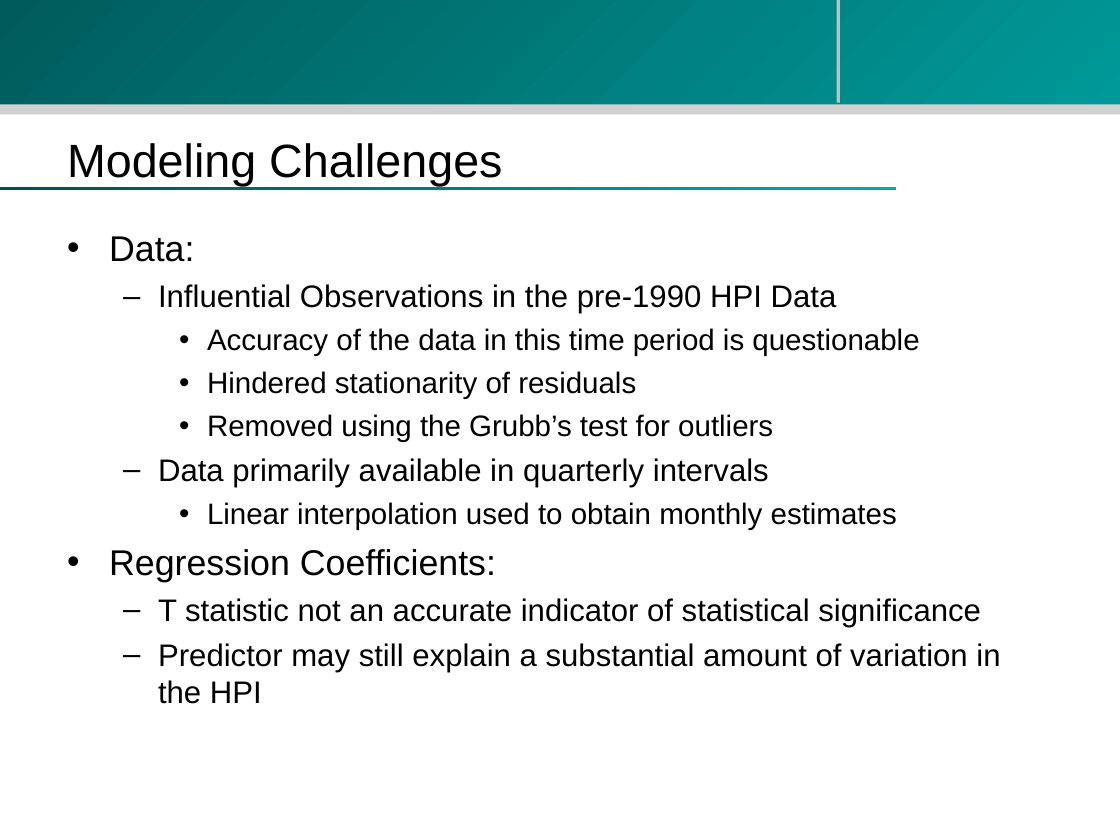
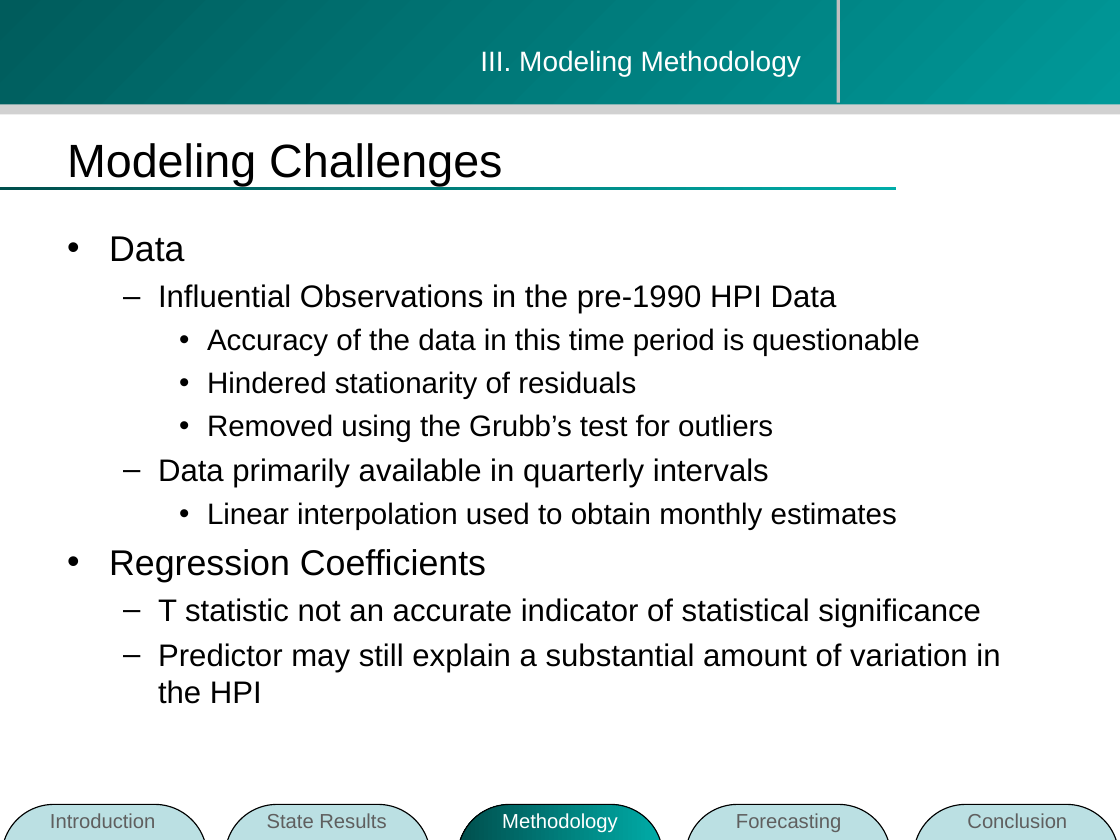
Before and after one commit to zhouzhenghui/svnrepository, a slide deck: slide 20 of SVNRepository/Presentation/M.Eng Final Presentation-take2.ppt (slide 16 before the commit). Drawn at 1120x840 pixels with LibreOffice and Linux fonts; fonts in the diff are those of the drawing; background and template pictures are left out. Boxes give left, top, right and bottom in pixels: in the first picture for what was removed or moved away, otherwise in the second. Text is boxed around its words. In the diff, an @@ line names an element or a change of style, - is before the commit and + after.

```diff
--- a/SVNRepository/Presentation/M.Eng Final Presentation-take2.ppt
+++ b/SVNRepository/Presentation/M.Eng Final Presentation-take2.ppt
@@ text added at (480,50,801,76), 18 pt, text #FFFFFF @@
+III. Modeling Methodology
@@ text at (109,236,185,262): text changed @@
-• Data:
+• Data
@@ text at (109,549,486,582): text changed @@
-• Regression Coefficients:
+• Regression Coefficients
@@ group added at (2,804,1119,840): 5 rounded rectangles, 5 texts @@
+Introduction
+State Results
+Methodology
+Forecasting
+Conclusion
```
Also in this commit, not shown: 6 other slides changed, 9 slides added.
